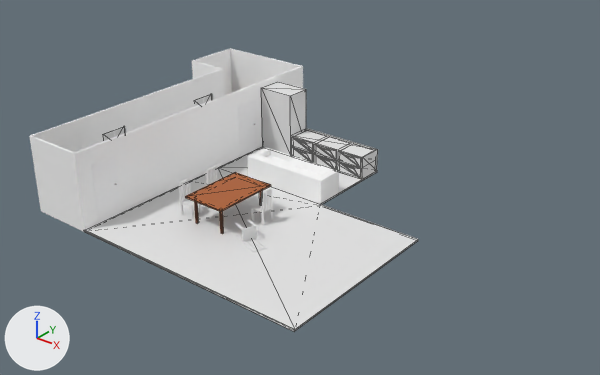
The glTF model assets/models/home/main.glb, before and after one commit.
Before and after are seen from a 50 mm lens placed at (21.36, -22.02, 11.8), pointed at (6.78, -3.79, 0.5). Arrows for +X, +Y and +Z are at lower left; the lights stay in place. Mesh edges are drawn as thin lines on the coarser meshes. Where no turn or scale is listed for an object, it has been applied to the vertices.

Objects in the first picture: 'キッチン', 'リビングのドア', '廊下', '書斎のドア', '机', '椅子', '立方体', '立方体.002', '間取り'.
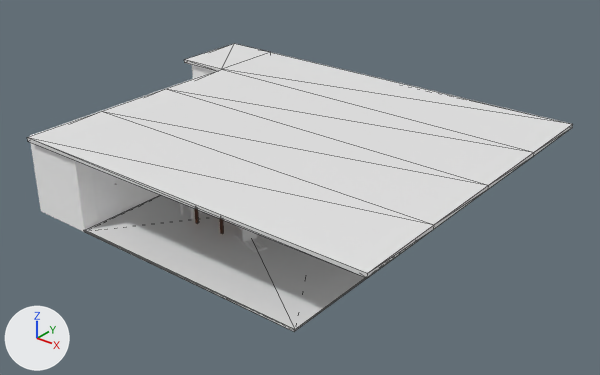
Location of each change, [x1, y1, x2, y2] in pixels of the pictures (600 x 375 px):
'立方体.008', added
    after: [27, 44, 573, 278]
'廊下', unchanged, covered by the edit
    before: [29, 48, 303, 232]
    after: [30, 65, 219, 232]
'キッチン', unchanged, covered by the edit
    before: [248, 147, 339, 204]
'立方体.002', unchanged, covered by the edit
    before: [261, 82, 306, 155]
'机', unchanged, covered by the edit
    before: [185, 172, 271, 234]
    after: [195, 209, 223, 234]

The change, as a list of edits to the scene's bpy script:
```text
Add me_立方体_007:
    me_立方体_007.from_pydata(...)  # 24 vertices, 44 faces; spans x -3.06..10.88, y -1.0..9.96, z -1.0..-0.88
Add ob_立方体_008:
    ob_立方体_008 = bpy.data.objects.new('立方体.008', me_立方体_007)
    ob_立方体_008.location = (2.21, -8.4, 3.4)
```
